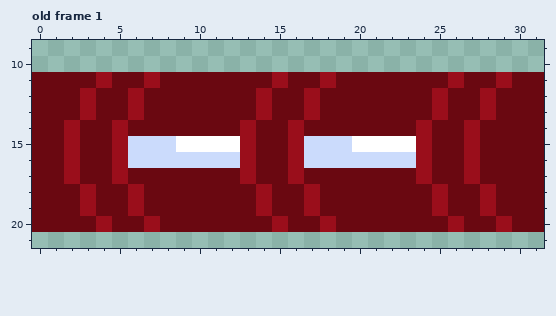
Pixel-art file -- Beyond The Scrap/Assets/ItemSprite/Pipe.aseprite. The picture above is the old version.
32x32 pixels, 1 frame. Shown: old frame 1: x 0..31, y 9..21. The commit also changed other frames, which this record leaves out.
Now the later version:
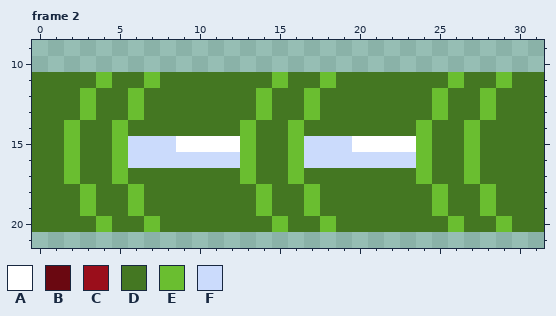
Palette (. is transparent): A #ffffff  B #6a0811  C #9a0e1b  D #447722  E #6abe30  F #cbdbfc
A new or re-ordered frame is compared with the old frame closest to it.
The edit:
frames 1 -> 3
Changed rows in their new state; - is an unchanged pixel.
Frame 2 is new; against old frame 1:
first column x 0:
11 DDDDEDDEDDDDDDDEDDEDDDDDDDEDDEDD
12 DDDEDDEDDDDDDDEDDEDDDDDDDEDDEDDD
13 DDDEDDEDDDDDDDEDDEDDDDDDDEDDEDDD
14 DDEDDEDDDDDDDEDDEDDDDDDDEDDEDDDD
15 DDEDDE-------EDDE-------EDDEDDDD
16 DDEDDE-------EDDE-------EDDEDDDD
17 DDEDDEDDDDDDDEDDEDDDDDDDEDDEDDDD
18 DDDEDDEDDDDDDDEDDEDDDDDDDEDDEDDD
19 DDDEDDEDDDDDDDEDDEDDDDDDDEDDEDDD
20 DDDDEDDEDDDDDDDEDDEDDDDDDDEDDEDD
Changed places in both pictures, as pixel boxes (x1, y1, x2, y2):
changed: (32, 72, 544, 232)
